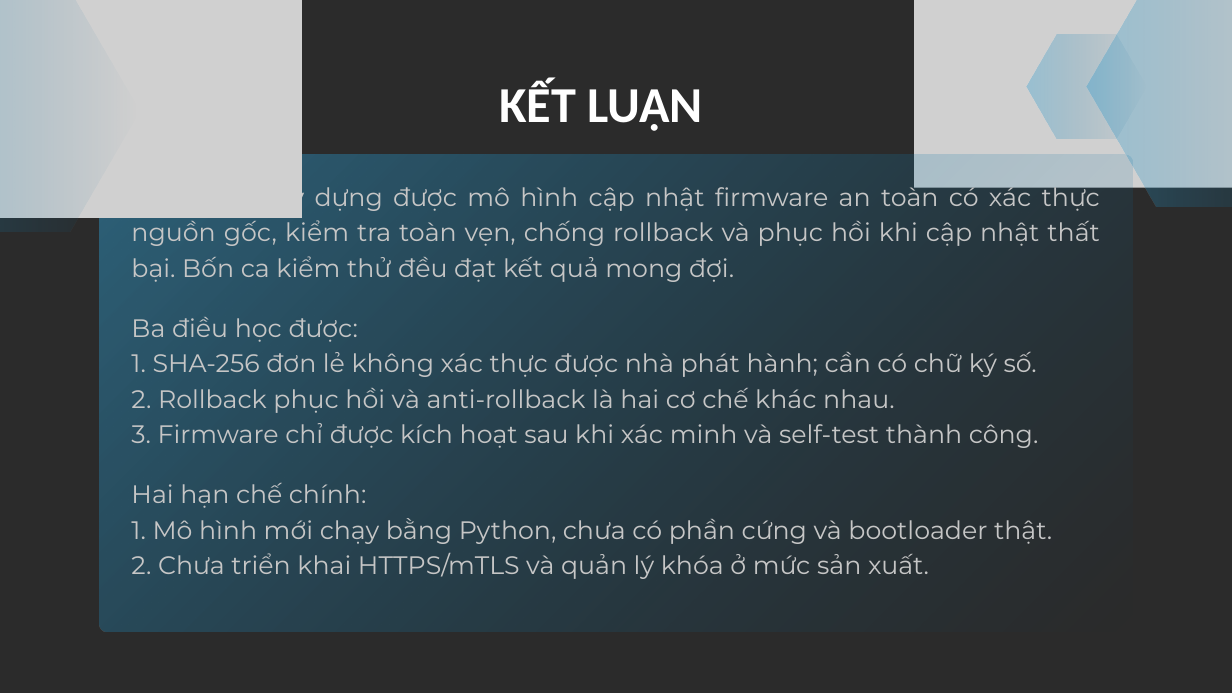
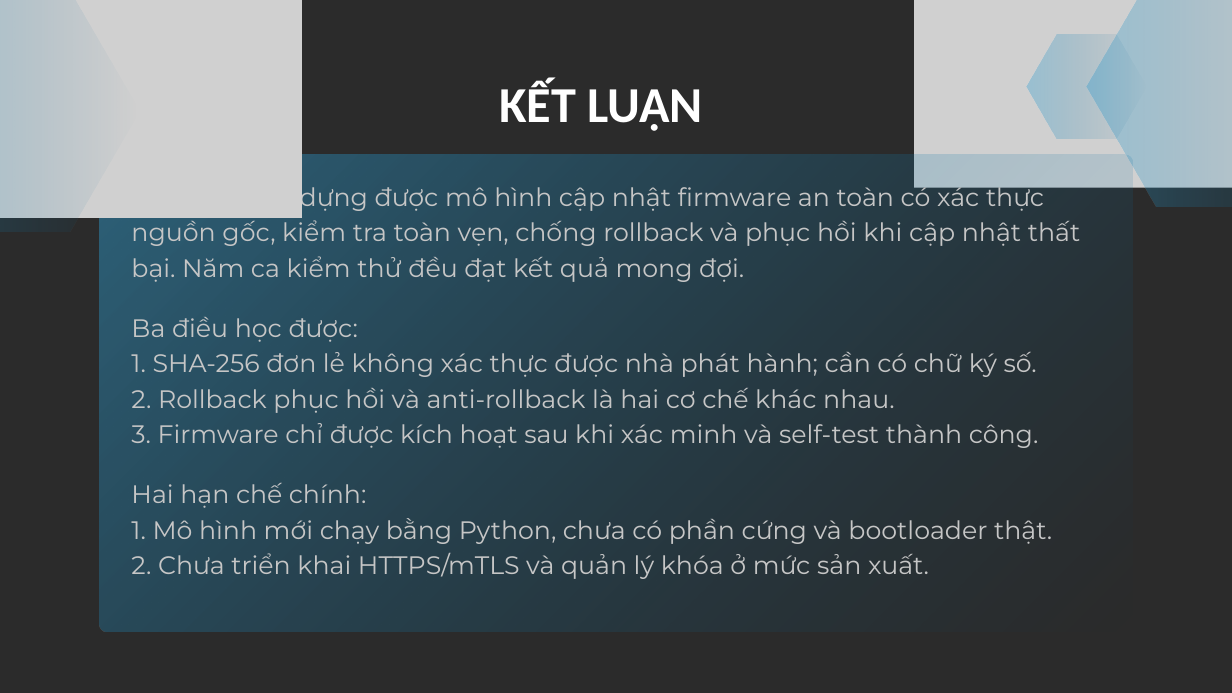
Before and after one commit to hv6z/n20-secure-firmware-update-iot, a slide deck: slide 11 of slides/slide_trinh_bay.pptx. Drawn at 1232x693 pixels with LibreOffice and Linux fonts; fonts in the diff are those of the drawing; grey boxes stand for pictures; background and template pictures are left out; a plain dark background stands for a picture behind light text. Boxes give left, top, right and bottom in pixels: in the first picture for what was removed or moved away, otherwise in the second. Text is boxed around its words. In the diff, an @@ line names an element or a change of style, - is before the commit and + after.

Commit message:
Cập nhật slide trình bày đề tài 20

```diff
--- a/slides/slide_trinh_bay.pptx
+++ b/slides/slide_trinh_bay.pptx
@@ text at (131, 182, 1080, 282): text changed @@
-Đề tài đã xây dựng được mô hình cập nhật firmware an toàn có xác thực nguồn gốc, kiểm tra toàn vẹn, chống rollback và phục hồi khi cập nhật thất bại. Bốn ca kiểm thử đều đạt kết quả mong đợi.
+Đề tài đã xây dựng được mô hình cập nhật firmware an toàn có xác thực nguồn gốc, kiểm tra toàn vẹn, chống rollback và phục hồi khi cập nhật thất bại. Năm ca kiểm thử đều đạt kết quả mong đợi.
```
Also in this commit, not shown: 2 other slides changed, 1 slide removed.
